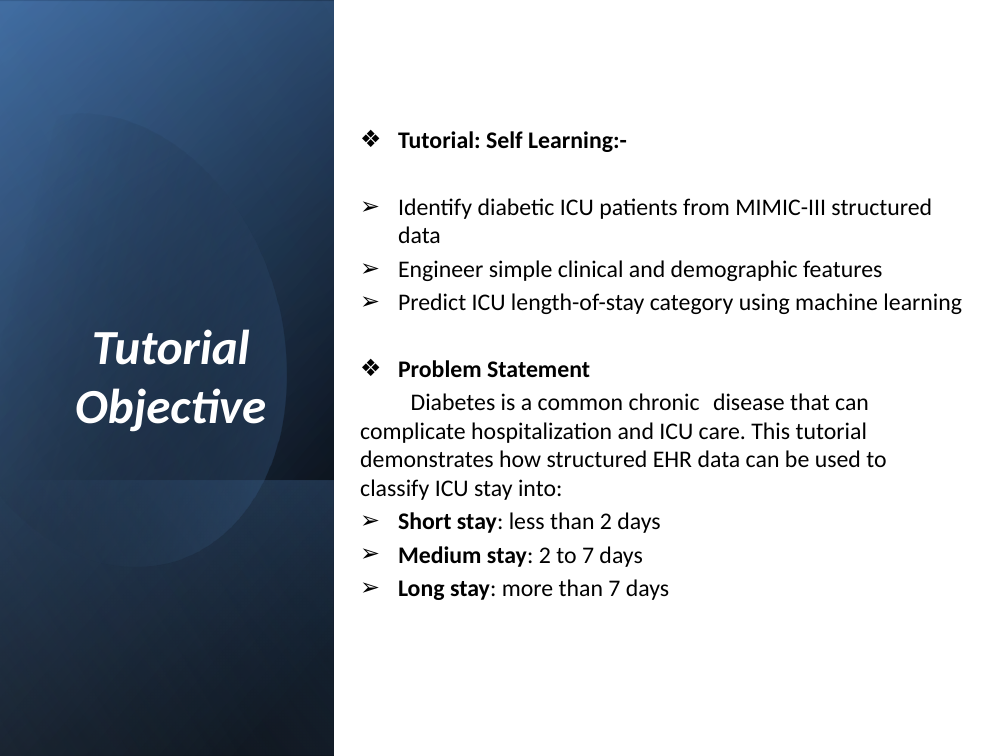
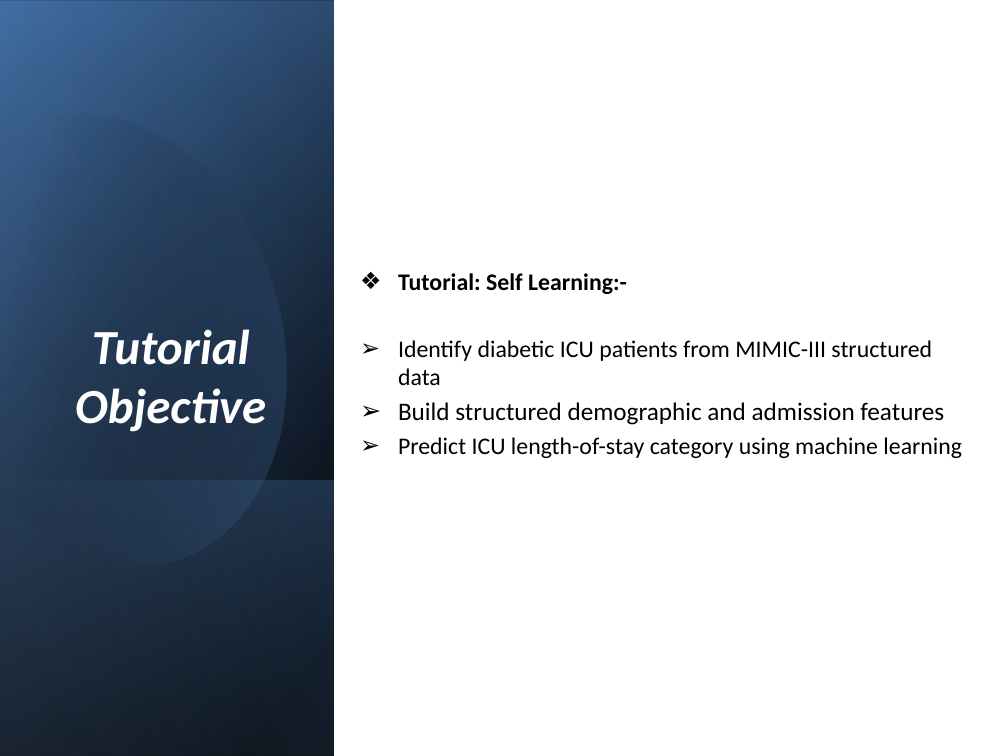
Before and after one commit to abhishekraman2001/AI-Health, a slide deck: slide 2 of akr3222-SelfLearningTuotorial.pptx. Drawn at 1008x756 pixels with LibreOffice and Linux fonts; fonts in the diff are those of the drawing. Boxes give left, top, right and bottom in pixels: in the first picture for what was removed or moved away, otherwise in the second. Text is boxed around its words. In the diff, an @@ line names an element or a change of style, - is before the commit and + after.

Commit message:
Update tutorial notebook, slides, and PDF

```diff
--- a/akr3222-SelfLearningTuotorial.pptx
+++ b/akr3222-SelfLearningTuotorial.pptx
@@ text at bbox=[360, 360, 886, 600]: paragraphs removed @@
-❖ Problem Statement
-Diabetes is a common chronic disease that can complicate hospitalization and ICU care. This tutorial demonstrates how structured EHR data can be used to classify ICU stay into:
-➢ Short stay: less than 2 days
-➢ Medium stay: 2 to 7 days
-➢ Long stay: more than 7 days
@@ text at bbox=[398, 402, 944, 425]: text changed; size 17 to 18 pt @@
-➢ Engineer simple clinical and demographic features
+➢ Build structured demographic and admission features
```
Also in this commit, not shown: 13 other slides changed, 2 slides added, 2 other files.
